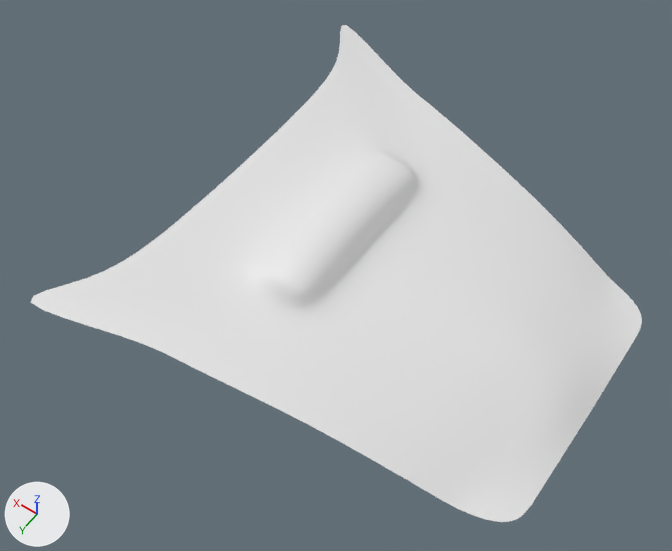
The Blender file subaru-impreza/impreza-22b-sti-1998.blend as it was, and as the next commit left it.
One viewpoint serves both versions: a 50 mm camera at (-2.499, 1.423, 2.273) aimed at (-1.534, 0.072, 0.15). Lighting does not change. The marker at lower left points along +X, +Y and +Z.

Script lines for the objects in view, before the commit:
```python
me_plane_001 = bpy.data.meshes.new('Plane.001')
me_plane_001.from_pydata(...)  # 68 vertices, 52 faces; spans x -4.65..-1.85, y 0.0..1.54, z 0.1..0.74
me_plane_001.polygons.foreach_set('use_smooth', [True] * 52)
# before: 2 (-4.64, 0.78, 0.1), 14 (-4.49, 0.86, 0.12), 18 (-4.64, 0.58, 0.1), 38 (-4.5, 0.65, 0.14), 42 (-4.23, 0.23, 0.3)
# before: 43 (-4.21, 0.46, 0.27), 53 (-4.22, 0.35, 0.29)
# before: 21 (-2.31, 0.38, 0.67), 22 (-2.29, 0.76, 0.66), 23 (-2.22, 1.15, 0.66), 46 (-2.3, 0.56, 0.67)
# before: 58 (-2.98, 0.89, 0.51), 60 (-2.92, 0.0, 0.74), 61 (-2.91, 0.31, 0.72), 62 (-2.93, 0.6, 0.65), 63 (-2.92, 0.45, 0.69)
ob_plane = bpy.data.objects.new('Plane', me_plane_001)
ob_plane.location = (0.0, 0.0, 0.0)
ob_plane.scale = (0.5, -0.5, 0.5)
_m = ob_plane.modifiers.new('Mirror', 'MIRROR')
_m.use_axis = (False, True, False)
_m = ob_plane.modifiers.new('Subdivision', 'SUBSURF')
_m.levels = 2
```
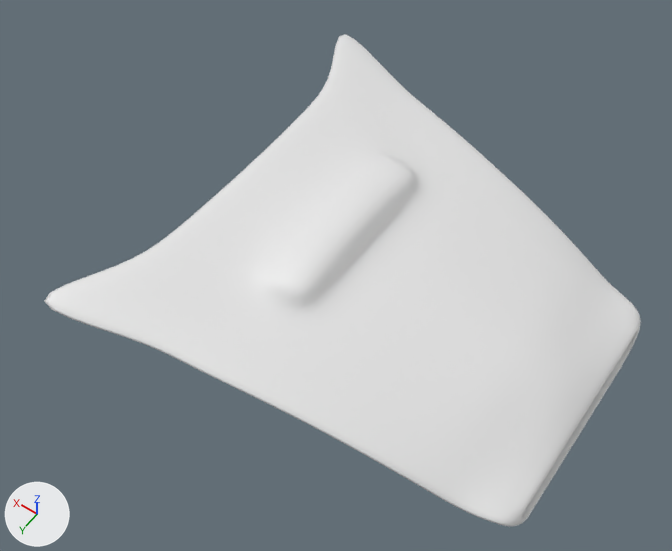
Where the change shows, as pixel boxes (x1, y1, x2, y2) in the pictures (672 x 551 px; the box of a moved part takes in the faces that stretch with it):
'Plane', reshaped, modifiers changed
    before: (31, 25, 642, 522)
    after: (44, 34, 641, 526)
part 1 of me_plane_001, built on
    before: (401, 241, 642, 522)
    after: (401, 241, 641, 526)
part 2 of me_plane_001, moved or reshaped
    before: (31, 25, 392, 335)
    after: (44, 34, 391, 336)
part 3 of me_plane_001, moved or reshaped
    before: (119, 71, 456, 381)
    after: (121, 75, 455, 382)

The change in detail:
me_plane_001 has 68 vertices, 52 faces and spans x -4.65..-1.85, y 0.0..1.54, z 0.1..0.74.
me_plane_001 is used by ob_plane; location (0.0, 0.0, 0.0); scale (0.5, -0.5, 0.5).
Verts and faces of me_plane_001; kept vertices keep their numbers, new ones are numbered from 68.
Part 1, on me_plane_001:
Vertices deleted: 2 (with the faces that use them).
Vertices 42, 43, 53 move by (0.0, 0.0, 0.01).
Vertex 18 moves to (-4.64, 0.57, 0.1).
New vertex 68 is at (-4.64, 0.62, -0.12).
New vertex 69 is at (-4.64, 0.55, -0.16).
New vertex 70 is at (-4.64, 0.58, -0.14).
New vertices 71, 72, 73 stand at vertices 68, 69, 70, in that order, plus (0.0, 0.04, 0.0).
New vertex 74 is at (-4.64, 0.81, 0.1).
New vertex 75 is at (-4.64, 0.75, 0.1).
New vertex 76 is at (-4.64, 0.48, -0.16).
New vertex 77 is at (-4.64, 0.48, -0.14).
New vertex 78 is at (-4.64, 0.0, -0.16).
New vertex 79 is at (-4.64, 0.0, -0.14).
New faces: (14, 74, 75, 18, 38), (68, 75, 74, 71), (69, 70, 73, 72), (68, 71, 73, 70), (69, 76, 77, 70), (76, 78, 79, 77).
Part 2, on me_plane_001:
Vertex 21 moves to (-2.31, 0.33, 0.67).
Vertex 22 moves to (-2.29, 0.66, 0.66).
Vertex 23 moves to (-2.25, 0.97, 0.66).
Vertex 46 moves to (-2.3, 0.49, 0.67).
Part 3, on me_plane_001:
Vertices 60 to 63 move by (0.0, 0.0, -0.05).
Vertex 58 moves to (-3.01, 0.88, 0.51).
Object 'Plane' (ob_plane) gains a SOLIDIFY modifier named 'Solidify'.
Modifier setting: thickness = 0.05.
